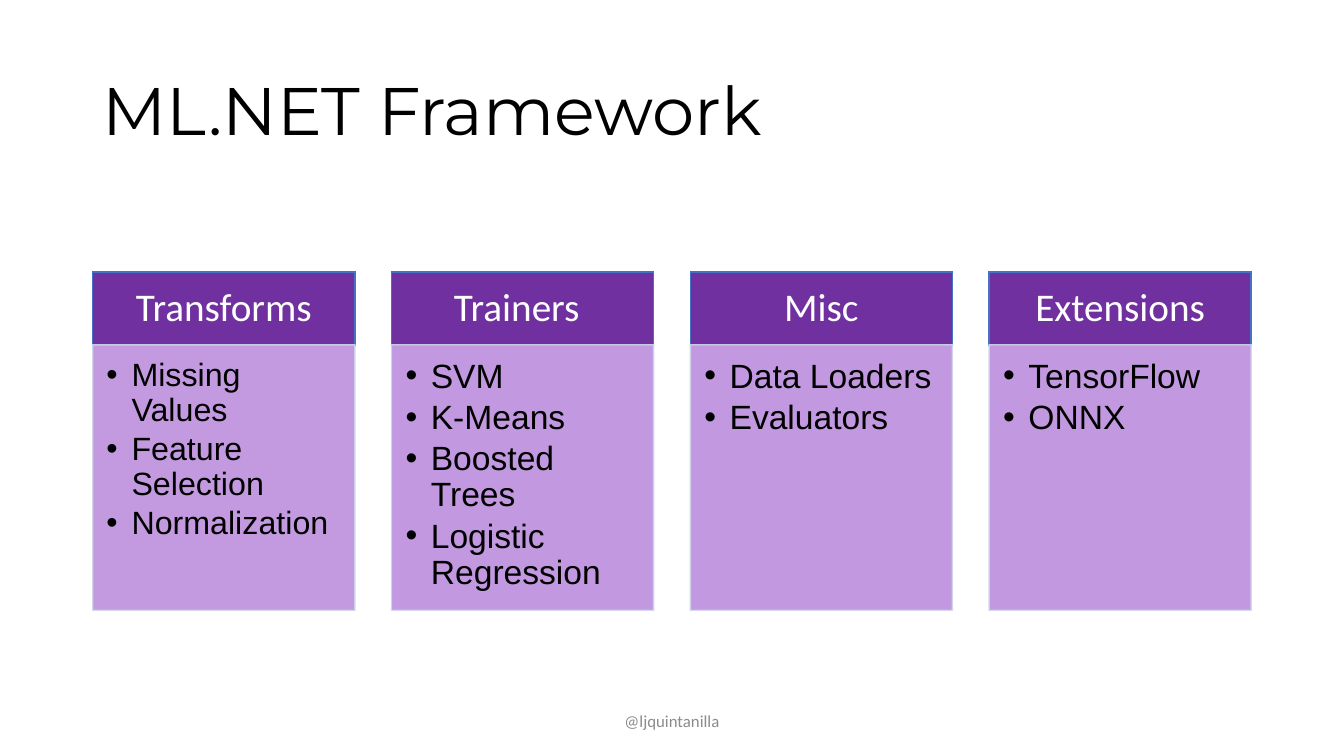
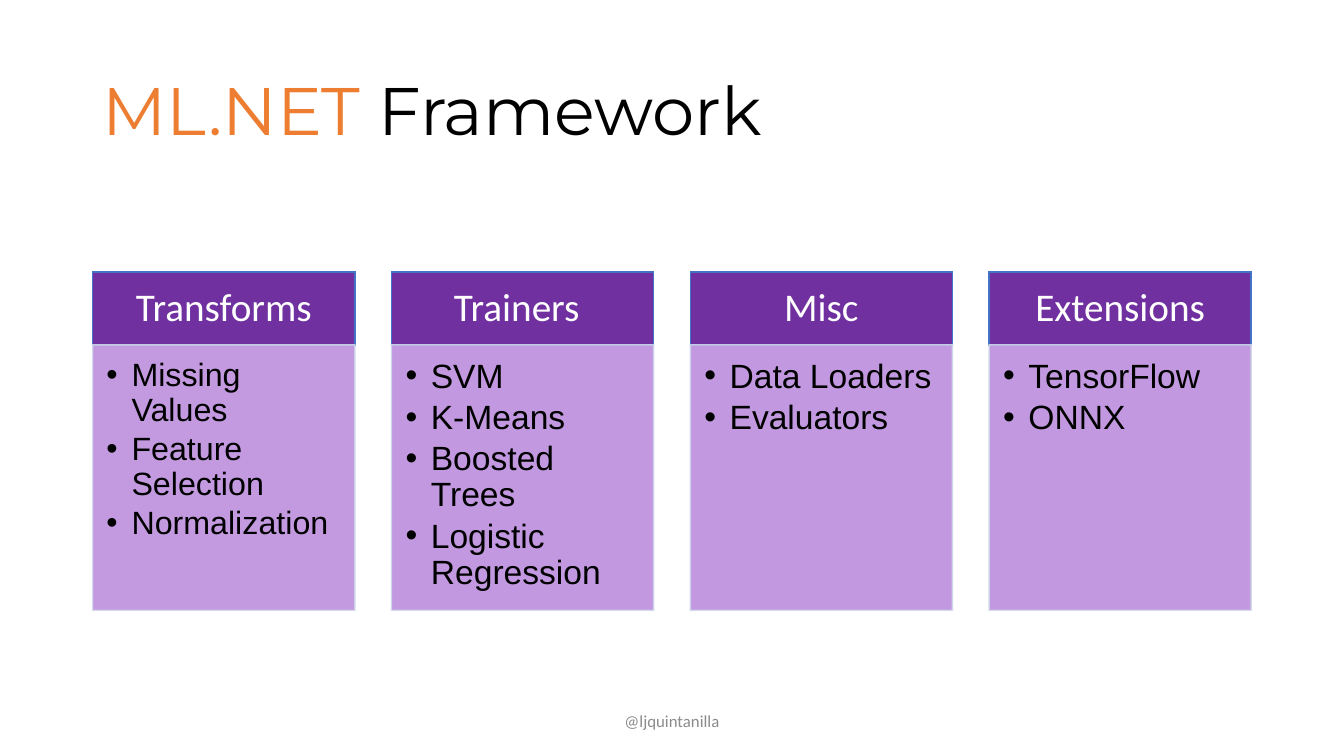
Before and after one commit to lqdev/Presentations, a slide deck: slide 17 of codecampnyc2019/slides/Intro-Dotnet-Spark.pptx. Drawn at 1344x756 pixels with LibreOffice and Linux fonts; fonts in the diff are those of the drawing. Boxes give left, top, right and bottom in pixels: in the first picture for what was removed or moved away, otherwise in the second. Text is boxed around its words. In the diff, an @@ line names an element or a change of style, - is before the commit and + after.

```diff
--- a/codecampnyc2019/slides/Intro-Dotnet-Spark.pptx
+++ b/codecampnyc2019/slides/Intro-Dotnet-Spark.pptx
@@ title "ML.NET Framework" at (102, 85, 761, 136): text colour #000000 to #ED7D31 in "ML.NET" @@
```
Also in this commit, not shown: 8 other slides changed, 2 other files.
